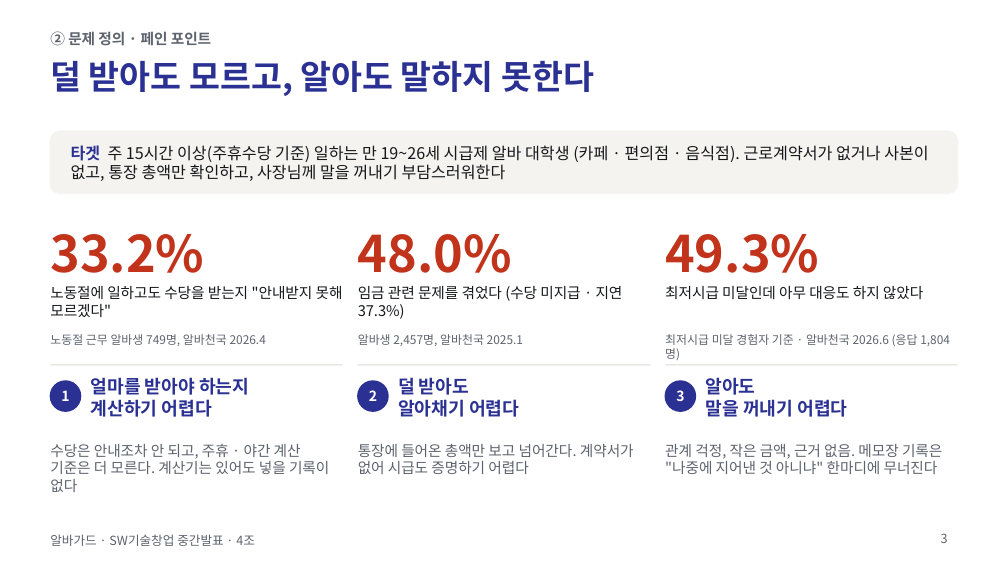
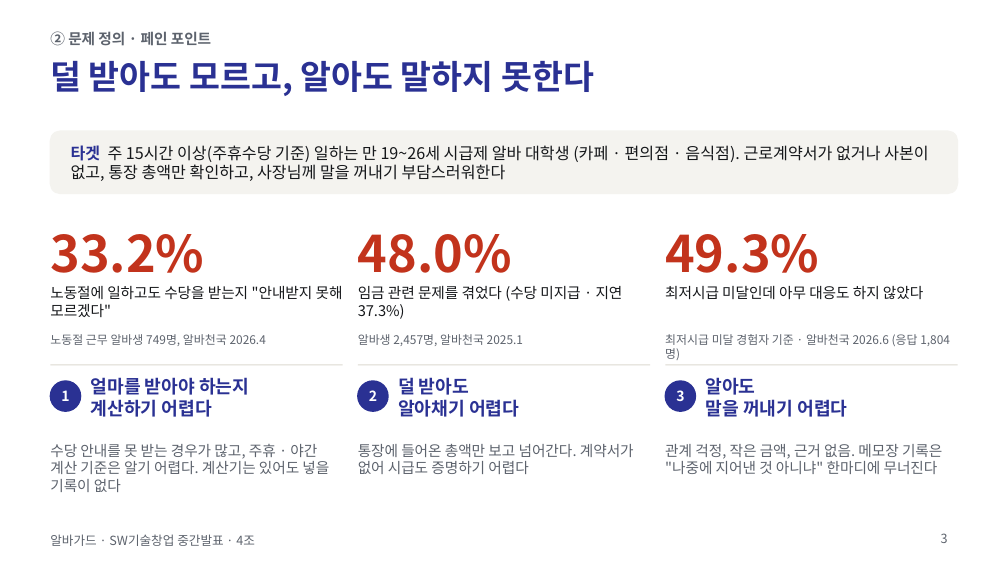
Before and after one commit to jihooni217/albaguard, a slide deck: slide 3 of docs/06_중간발표_PPT.pptx. Drawn at 1008x567 pixels with LibreOffice and Linux fonts; fonts in the diff are those of the drawing. Boxes give left, top, right and bottom in pixels: in the first picture for what was removed or moved away, otherwise in the second. Text is boxed around its words. In the diff, an @@ line names an element or a change of style, - is before the commit and + after.

```diff
--- a/docs/06_중간발표_PPT.pptx
+++ b/docs/06_중간발표_PPT.pptx
@@ text at [50,444,329,492]: text changed @@
-수당은 안내조차 안 되고, 주휴 · 야간 계산 기준은 더 모른다. 계산기는 있어도 넣을 기록이 없다
+수당 안내를 못 받는 경우가 많고, 주휴 · 야간 계산 기준은 알기 어렵다. 계산기는 있어도 넣을 기록이 없다
```
Also in this commit, not shown: 6 other slides changed, 4 other files.
